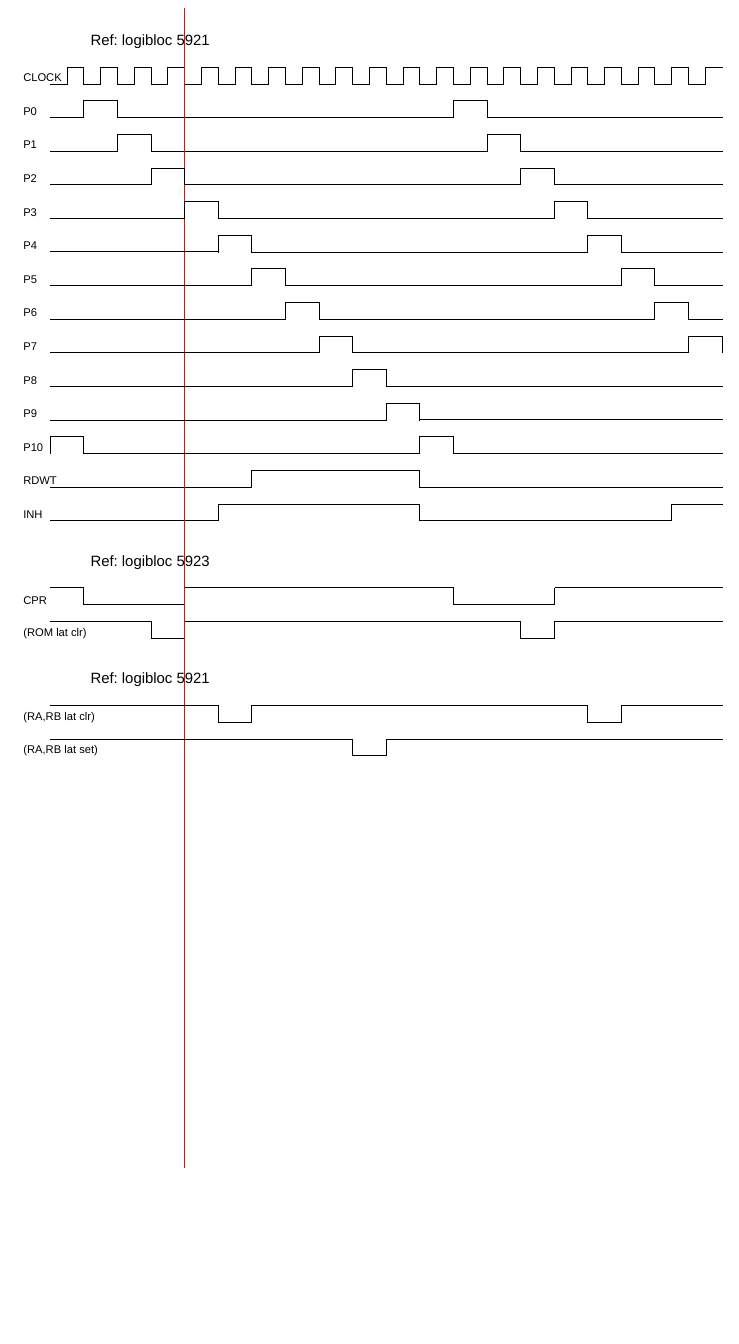
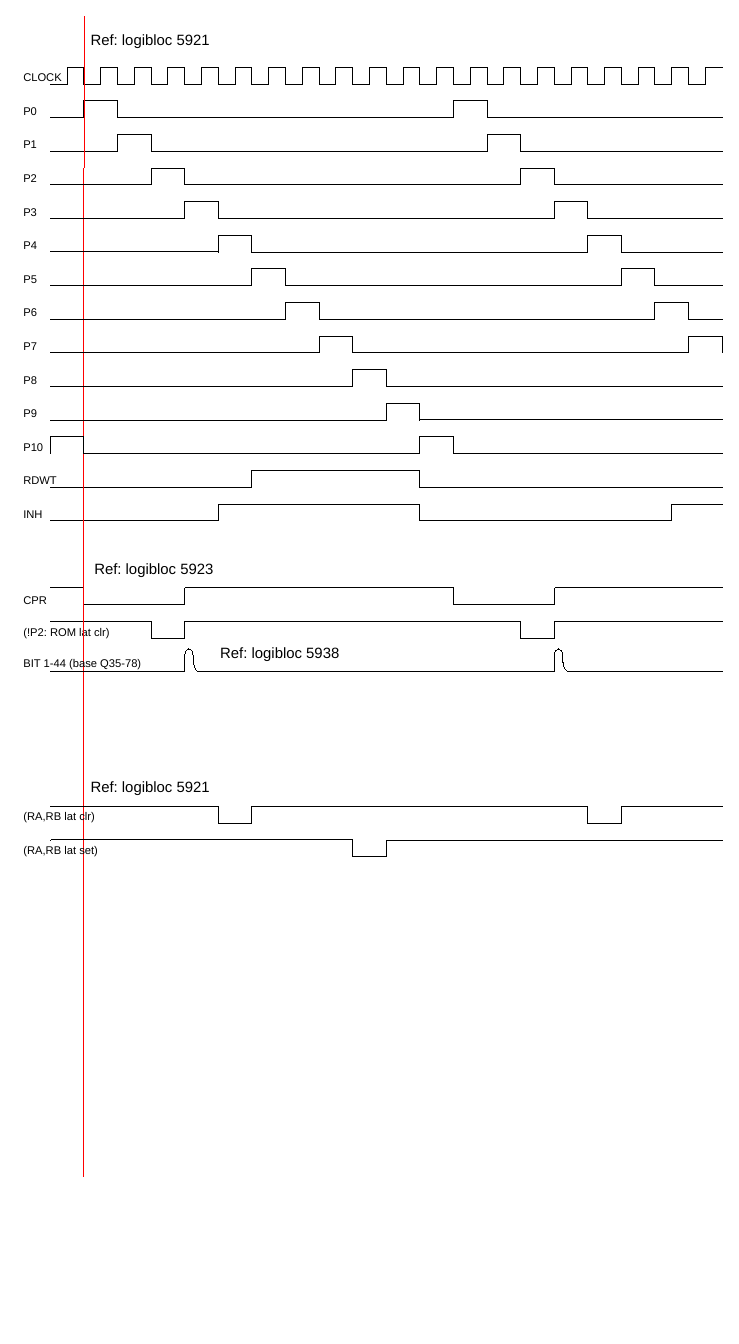
Before and after one commit to durgadas311/wang, a slide deck: slide 1 of w700-sim/docs/src/wang700timing.odp. Drawn at 739x1344 pixels with LibreOffice and Linux fonts; fonts in the diff are those of the drawing. Boxes give left, top, right and bottom in pixels: in the first picture for what was removed or moved away, otherwise in the second. Text is boxed around its words. In the diff, an @@ line names an element or a change of style, - is before the commit and + after.

```diff
--- a/w700-sim/docs/src/wang700timing.odp
+++ b/w700-sim/docs/src/wang700timing.odp
@@ line moved from (185, 1167) - (185, 8) to (84, 1176) - (84, 17) @@
@@ text "Ref: logibloc 5923": place and size @@
-text "Ref: logibloc 5923" at <box>91,554,210,570</box>
+text "Ref: logibloc 5923" at <box>94,563,213,577</box>
@@ text at <box>23,627,110,638</box>: text changed @@
-(ROM lat clr)
+(!P2: ROM lat clr)
@@ text added at <box>23,658,141,669</box>, 12 pt, text #000000 @@
+BIT 1-44 (base Q35-78)
@@ freeform shape added at <box>50,649,722,672</box>, outline #000000 0 pt @@
@@ text added at <box>220,647,339,661</box>, 16 pt, text #000000 @@
+Ref: logibloc 5938
@@ text "Ref: logibloc 5921": place and size @@
-text "Ref: logibloc 5921" at <box>91,671,210,687</box>
+text "Ref: logibloc 5921" at <box>91,781,210,795</box>
@@ 2 texts, 2 freeform shapes: place and size @@
-2 texts, 2 freeform shapes at <box>23,705,722,756</box>
+2 texts, 2 freeform shapes at <box>23,806,722,857</box>
```
Also in this commit, not shown: 8 other files.
